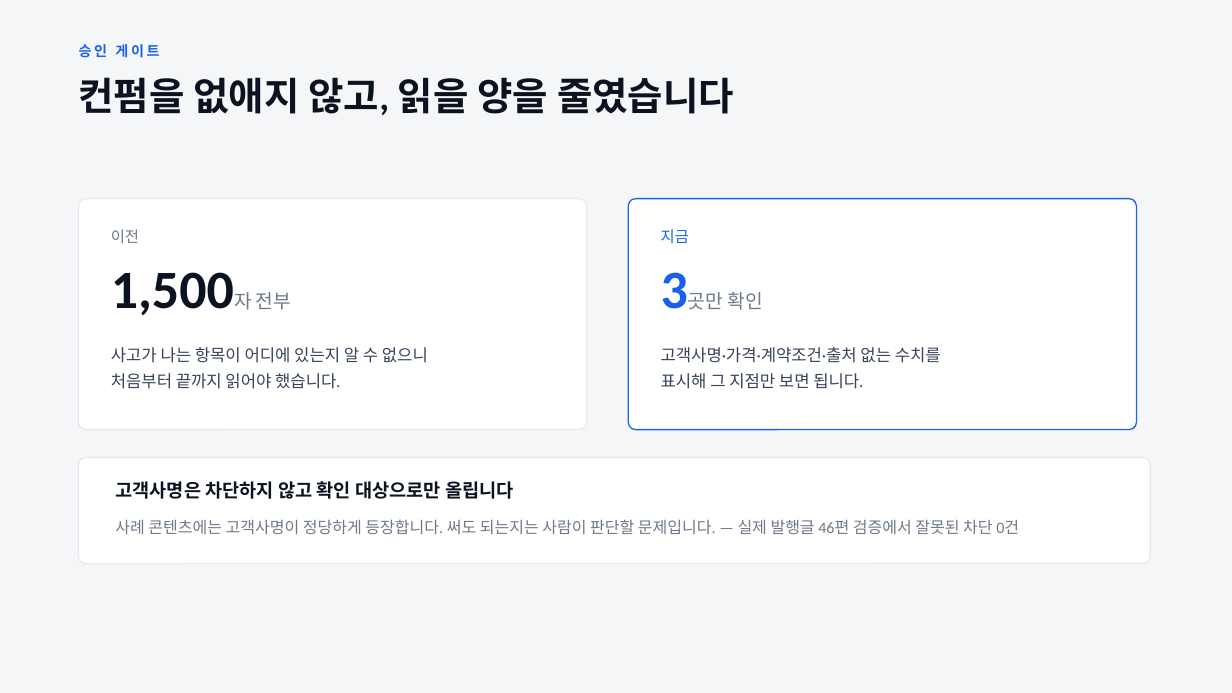
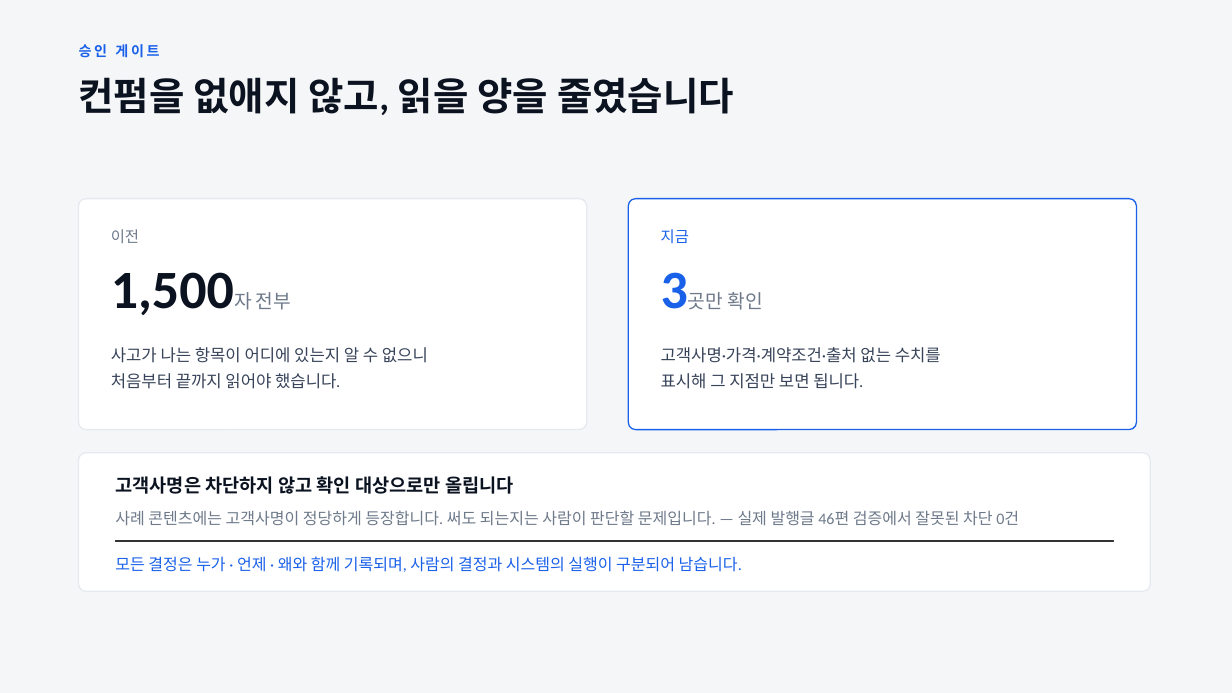
Before and after one commit to donghyun0215/marketingbot, a slide deck: slide 4 of aidlc-docs/deliverables/발표덱.pptx. Drawn at 1232x693 pixels with LibreOffice and Linux fonts; fonts in the diff are those of the drawing. Boxes give left, top, right and bottom in pixels: in the first picture for what was removed or moved away, otherwise in the second. Text is boxed around its words. In the diff, an @@ line names an element or a change of style, - is before the commit and + after.

```diff
--- a/aidlc-docs/deliverables/발표덱.pptx
+++ b/aidlc-docs/deliverables/발표덱.pptx
@@ rounded rectangle: place and size @@
-rounded rectangle at bbox=[79, 457, 1151, 564]
+rounded rectangle at bbox=[79, 453, 1151, 592]
@@ rounded rectangle at bbox=[79, 453, 1151, 592]: proportions changed @@
@@ text "고객사명은 차단하지 않고 확인 대상으로만 ...": place and size @@
-text "고객사명은 차단하지 않고 확인 대상으로만 ..." at bbox=[115, 481, 514, 499]
+text "고객사명은 차단하지 않고 확인 대상으로만 ..." at bbox=[115, 476, 514, 494]
@@ text "사례 콘텐츠에는 고객사명이 정당하게 등장합니다. ...": place and size @@
-text "사례 콘텐츠에는 고객사명이 정당하게 등장합니다. ..." at bbox=[115, 519, 1019, 534]
+text "사례 콘텐츠에는 고객사명이 정당하게 등장합니다. ..." at bbox=[115, 510, 1019, 525]
@@ text added at bbox=[115, 556, 742, 572], 12.5 pt, text #1A61EA @@
+모든 결정은 누가 · 언제 · 왜와 함께 기록되며, 사람의 결정과 시스템의 실행이 구분되어 남습니다.
@@ rectangle added at bbox=[116, 541, 1114, 542], fill #E6E9EF, outline #333333 1 pt @@
```
Also in this commit, not shown: 2 other slides changed, 1 other file.
